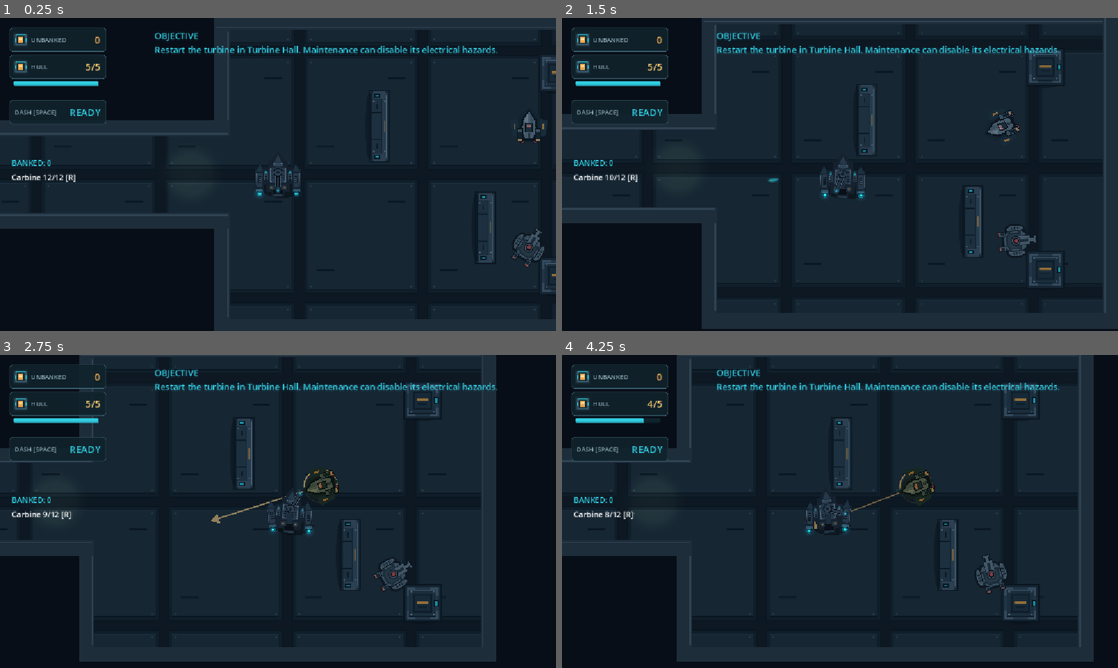
Above: before the commit, frames 1-4 (two rows, left to right).
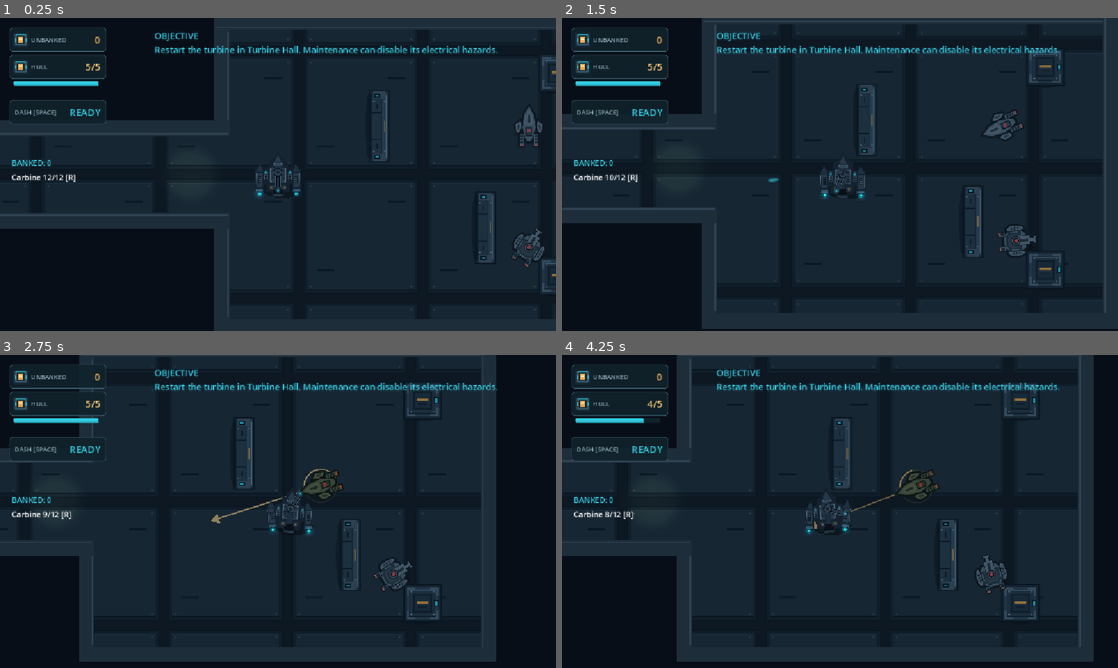
Above: after the commit, the same moments.

Repository: lolalolabob123/NeonSalvage-Godot
Game: Godot game, scene res://scenes/levels/InterceptorTest.tscn
Same seed, same stepped clock (60 frames per second), same inputs: the game is played once before the commit and once after it. This scene is started directly instead of the project's main scene.
Inputs (mouse positions are in pixels of both pictures, inside the frame that each line leads up to):
- Up to frame 1 (0.25 s): no input
- Up to frame 2 (1.5 s): tap Enter at 0.5 s; move the mouse to (962, 158) at 0.52 s; hold D (move_right) 0.53-1.25 s; tap Q (activate_system) at 0.6 s; click (962, 158) at 0.67 s; drag from (728, 190) to (1034, 246) at 1.27 s
- Up to frame 3 (2.75 s): move the mouse to (333, 442) at 2.02 s; hold D (move_right) from 2.03 s (still down); click (333, 442) at 2.1 s
- Up to frame 4 (4.25 s): release D (move_right) at 2.75 s; drag from (812, 574) to (673, 464) at 2.77 s; move the mouse to (1006, 558) at 3.52 s; hold A (move_left) from 3.53 s (still down); tap N at 3.6 s

The runs differ from the first frame. In frame 1, 0.2% of the frame differs, in the area x 92-98%, y 28-41%; in frame 2, 0.2%; in frame 3, 0.3%, in the area x 53-62%, y 36-47%; in frame 4, 0.3%.

Commit message:
Improved Interceptor Drone asset

Diff:
--- /dev/null
+++ b/neon-salvage/assets/enemies/InterceptorDrone_Components.svg
@@ -0,0 +1,263 @@
+<?xml version="1.0" encoding="UTF-8" standalone="no"?>
+<!-- Created with Inkscape (http://www.inkscape.org/) -->
+
+<svg
+   width="128"
+   height="128"
+   viewBox="0 0 33.866666 33.866667"
+   version="1.1"
+   id="svg1"
+   inkscape:version="1.4.4 (dcaf3e7, 2026-05-05)"
+   sodipodi:docname="InterceptorDrone_Components.svg"
+   inkscape:export-filename="InterceptorDrone_Base_Color.png"
+   inkscape:export-xdpi="96"
+   inkscape:export-ydpi="96"
+   xmlns:inkscape="http://www.inkscape.org/namespaces/inkscape"
+   xmlns:sodipodi="http://sodipodi.sourceforge.net/DTD/sodipodi-0.dtd"
+   xmlns="http://www.w3.org/2000/svg"
+   xmlns:svg="http://www.w3.org/2000/svg">
+  <sodipodi:namedview
+     id="namedview1"
+     pagecolor="#ffffff"
+     bordercolor="#000000"
+     borderopacity="0.25"
+     inkscape:showpageshadow="2"
+     inkscape:pageopacity="0.0"
+     inkscape:pagecheckerboard="0"
+     inkscape:deskcolor="#d1d1d1"
+     inkscape:document-units="px"
+     inkscape:zoom="6.3046875"
+     inkscape:cx="64"
+     inkscape:cy="64"
+     inkscape:window-width="1920"
+     inkscape:window-height="1009"
+     inkscape:window-x="-8"
+     inkscape:window-y="-8"
+     inkscape:window-maximized="1"
+     inkscape:current-layer="layer4"
+     showgrid="false" />
+  <defs
+     id="defs1" />
+  <g
+     inkscape:label="Guides"
+     inkscape:groupmode="layer"
+     id="layer1" />
+  <g
+     inkscape:groupmode="layer"
+     id="layer2"
+     inkscape:label="Mechanics">
+    <path
+       id="path1"
+       style="fill:#172630;stroke-width:0.0264583;fill-opacity:1"
+       inkscape:transform-center-x="-0.065250877"
+       inkscape:transform-center-y="0.034450954"
+       d="m 20.108333,23.8125 -1.5875,2.645833 h -3.175 l -1.5875,-2.645833 -1.5875,-5.820833 1.058334,-7.9375 3.704166,-5.8208337 3.704167,5.8208337 1.058333,7.9375 z"
+       sodipodi:nodetypes="cccccccccc"
+       inkscape:label="Hull Underbody" />
+    <path
+       id="path2"
+       style="fill:#172630;stroke-width:0.0264583"
+       inkscape:transform-center-x="0.05597399"
+       inkscape:transform-center-y="0.12738239"
+       d="M 13.758333,16.933333 12.7,12.170833 8.4666666,15.875 9.525,22.225 12.7,20.6375 Z"
+       sodipodi:nodetypes="cccccc"
+       inkscape:label="Left Fin" />
+    <path
+       id="path3"
+       style="fill:#172630;stroke-width:0.0264583"
+       inkscape:transform-center-x="-0.22779968"
+       inkscape:transform-center-y="0.025936495"
+       d="m 20.108333,16.933333 1.058334,3.704167 3.175,1.5875 L 25.4,15.875 21.166667,12.170833 Z"
+       sodipodi:nodetypes="cccccc"
+       inkscape:label="Right Fin" />
+    <rect
+       style="fill:#172630;fill-opacity:1;stroke-width:0.0260289"
+       id="rect3"
+       width="3.7041667"
+       height="8.4666662"
+       x="11.1125"
+       y="20.108334"
+       inkscape:label="Left Engine Underbody" />
+    <rect
+       style="fill:#172630;fill-opacity:1;stroke-width:0.0260289"
+       id="rect4"
+       width="3.7041667"
+       height="8.4666662"
+       x="19.049999"
+       y="20.108334"
+       inkscape:label="Right Engine Underbody" />
+  </g>
+  <g
+     inkscape:groupmode="layer"
+     id="layer3"
+     inkscape:label="Armour">
+    <path
+       id="path5"
+       style="fill:#607b87;stroke-width:0.0264583;fill-opacity:1"
+       inkscape:transform-center-x="0.059233309"
+       inkscape:transform-center-y="0.060232591"
+       d="m 19.05,23.01875 -1.058333,2.116667 H 15.875 l -1.058333,-2.116667 -1.5875,-5.291667 1.058333,-7.14375 2.645833,-4.4979164 2.645834,4.4979164 1.058333,7.14375 z"
+       sodipodi:nodetypes="cccccccccc"
+       inkscape:label="Central Armour" />
+    <path
+       id="path6"
+       style="fill:#748b97;stroke-width:0.0264583;fill-opacity:1"
+       inkscape:transform-center-x="0.079431514"
+       inkscape:transform-center-y="-0.11565967"
+       d="m 9.525,16.139583 0.79375,4.7625 1.5875,-1.058333 L 12.7,16.933333 12.170833,14.022917 Z"
+       sodipodi:nodetypes="cccccc"
+       inkscape:label="Left Fin Armour" />
+    <path
+       id="path7"
+       style="fill:#748b97;stroke-width:0.0264583"
+       inkscape:transform-center-x="0.24271102"
+       inkscape:transform-center-y="-0.11591248"
+       d="m 24.341667,16.139583 -0.79375,4.7625 -1.5875,-1.058333 -0.79375,-2.910417 0.529166,-2.910416 z"
+       sodipodi:nodetypes="cccccc"
+       inkscape:label="Right Fin Armour" />
+    <rect
+       style="fill:#607b87;fill-opacity:1;stroke-width:0.036863"
+       id="rect7"
+       width="2.1166666"
+       height="5.8208332"
+       x="11.90625"
+       y="21.166666"
+       inkscape:label="Left Engine Cover" />
+    <rect
+       style="fill:#607b87;fill-opacity:1;stroke-width:0.036863"
+       id="rect8"
+       width="2.1166666"
+       height="5.8208332"
+       x="19.84375"
+       y="21.166666"
+       inkscape:label="Right Engine Cover" />
+  </g>
+  <g
+     inkscape:groupmode="layer"
+     id="layer4"
+     inkscape:label="Armour Details">
+    <path
+       id="path13"
+       style="fill:#748b97;stroke-width:0.0264583;fill-opacity:1"
+       inkscape:transform-center-x="0.0097383702"
+       inkscape:transform-center-y="-0.22010024"
+       d="M 18.25625,16.404167 H 15.610417 L 14.2875,15.08125 15.08125,11.1125 16.933333,7.6729166 18.785417,11.1125 l 0.79375,3.96875 z"
+       sodipodi:nodetypes="cccccccc"
+       inkscape:label="Nose Armour" />
+    <path
+       id="path14"
+       style="fill:#304753;stroke-width:0.0264583;fill-opacity:1"
+       d="m 17.727083,14.552083 -0.79375,0.79375 -0.79375,-0.79375 0.264584,-3.175 0.529166,-1.322916 0.529167,1.322916 z"
+       sodipodi:nodetypes="ccccccc"
+       inkscape:label="Nose Channel" />
+    <path
+       id="path15"
+       style="fill:#405965;stroke-width:0.0264583"
+       inkscape:label="Left FIn Recess"
+       inkscape:transform-center-x="0.17672429"
+       inkscape:transform-center-y="-0.049925755"
+       d="m 10.31875,16.66875 0.529167,2.645833 0.529166,-0.529166 0.529167,-1.852084 -0.264583,-1.322916 z"
+       sodipodi:nodetypes="cccccc" />
+    <path
+       id="path16"
+       style="fill:#405965;stroke-width:0.0264583"
+       inkscape:label="Right Fin Recess"
+       inkscape:transform-center-x="0.16631703"
+       inkscape:transform-center-y="-0.1119748"
+       d="M 23.547917,16.66875 23.01875,19.314583 22.489583,18.785417 21.960417,16.933333 22.225,15.610417 Z"
+       sodipodi:nodetypes="cccccc" />
+    <rect
+       style="fill:#243b47;fill-opacity:1;stroke-width:0.0466252"
+       id="rect16"
+       width="1.5875"
+       height="3.96875"
+       x="12.170834"
+       y="21.960417"
+       inkscape:label="Left Engine Intake" />
+    <rect
+       style="fill:#243b47;fill-opacity:1;stroke-width:0.0466252"
+       id="rect17"
+       width="1.5875"
+       height="3.96875"
+       x="20.108334"
+       y="21.960417"
+       inkscape:label="Right Engine Intake" />
+    <rect
+       style="fill:#607b87;fill-opacity:1;stroke-width:0.00939874"
+       id="rect18"
+       width="1.5875"
+       height="0.52916664"
+       x="12.170834"
+       y="23.018749"
+       inkscape:label="Left Intake Bar 1" />
+    <rect
+       style="fill:#607b87;fill-opacity:1;stroke-width:0.00939874"
+       id="rect19"
+       width="1.5875"
+       height="0.52916664"
+       x="12.170834"
+       y="24.606251"
+       inkscape:label="Left Intake Bar 2" />
+    <rect
+       style="fill:#607b87;fill-opacity:1;stroke-width:0.00939874"
+       id="rect20"
+       width="1.5875"
+       height="0.52916664"
+       x="20.108334"
+       y="23.018749"
+       inkscape:label="Right Intake Bar 1" />
+    <rect
+       style="fill:#607b87;fill-opacity:1;stroke-width:0.00939874"
+       id="rect21"
+       width="1.5875"
+       height="0.52916664"
+       x="20.108334"
+       y="24.606251"
+       inkscape:label="Right Intake Bar 2" />
+  </g>
+  <g
+     inkscape:groupmode="layer"
+     id="layer5"
+     inkscape:label="Sensors">
+    <rect
+       style="fill:#172630;fill-opacity:1;stroke-width:0.0735569"
+       id="rect9"
+       width="3.7041667"
+       height="5.2916665"
+       x="15.08125"
+       y="17.197916"
+       inkscape:label="Sensor Housing" />
+    <rect
+       style="fill:#405965;fill-opacity:1;stroke-width:0.0352897"
+       id="rect10"
+       width="2.6458333"
+       height="4.2333331"
+       x="15.610416"
+       y="17.727083"
+       inkscape:label="Sensor Face" />
+    <rect
+       style="fill:#e85d62;fill-opacity:1;stroke-width:0.0234157"
+       id="rect11"
+       width="2.1166666"
+       height="1.5875"
+       x="15.875"
+       y="18.520834"
+       inkscape:label="Red Sensor" />
+    <rect
+       style="fill:#e87969;fill-opacity:1;stroke-width:0.0109813"
+       id="rect12"
+       width="2.1166666"
+       height="0.79374999"
+       x="11.90625"
+       y="26.987499"
+       inkscape:label="Left Exhaust" />
+    <rect
+       style="fill:#e87969;fill-opacity:1;stroke-width:0.0109813"
+       id="rect13"
+       width="2.1166666"
+       height="0.79374999"
+       x="19.84375"
+       y="26.987499"
+       inkscape:label="Right Exhaust" />
+  </g>
+</svg>
--- a/neon-salvage/scenes/enemies/InterceptorDrone.tscn
+++ b/neon-salvage/scenes/enemies/InterceptorDrone.tscn
@@ -1,8 +1,7 @@
 [gd_scene format=3 uid="uid://mfbfst17wlxa"]
 
 [ext_resource type="Script" uid="uid://co4ew0wlwx701" path="res://scripts/enemies/interceptor_drone.gd" id="1_5yf7x"]
-[ext_resource type="Texture2D" uid="uid://doqs5y1w3b6aa" path="res://assets/enemies/SentryDrone_A.png" id="2_ccxra"]
-[ext_resource type="Script" uid="uid://20fmseam4v1x" path="res://scripts/enemies/enemy_body_visual.gd" id="3_pw48m"]
+[ext_resource type="Texture2D" uid="uid://difl4whrj8io5" path="res://assets/enemies/InterceptorDrone_Base_Color.png" id="2_5yf7x"]
 
 [sub_resource type="CircleShape2D" id="CircleShape2D_8gkan"]
 radius = 25.0
@@ -12,10 +11,8 @@
 script = ExtResource("1_5yf7x")
 
 [node name="Sprite2D" type="Sprite2D" parent="." unique_id=68954907]
-texture_filter = 1
-texture = ExtResource("2_ccxra")
-script = ExtResource("3_pw48m")
-body_type = 1
+texture_filter = 2
+texture = ExtResource("2_5yf7x")
 
 [node name="CollisionShape2D" type="CollisionShape2D" parent="." unique_id=1352655627]
 shape = SubResource("CircleShape2D_8gkan")
--- a/neon-salvage/scenes/enemies/SentryDrone.tscn
+++ b/neon-salvage/scenes/enemies/SentryDrone.tscn
@@ -12,6 +12,7 @@
 [ext_resource type="Texture2D" uid="uid://drud8stsjhix" path="res://assets/enemies/SentryDrone_EnginesNormal.svg" id="5_tibx5"]
 [ext_resource type="AudioStream" uid="uid://yhaj8ue3jy4x" path="res://assets/audio/SentryShot.wav" id="6_6cf0j"]
 [ext_resource type="Texture2D" uid="uid://owohsnoid67g" path="res://assets/enemies/SentryDrone_GunNormal.svg" id="7_ucogl"]
+[ext_resource type="Script" uid="uid://c37vsrrrun7xx" path="res://scripts/equipment/drone_ground_shadow.gd" id="13_3wc72"]
 
 [sub_resource type="CanvasTexture" id="CanvasTexture_2gw8b"]
 diffuse_texture = ExtResource("2_6cf0j")
@@ -92,3 +93,9 @@
 [node name="NavigationAgent2D" type="NavigationAgent2D" parent="." unique_id=1381451748]
 path_desired_distance = 12.0
 target_desired_distance = 16.0
+
+[node name="GroundShadow" type="Node2D" parent="." unique_id=174801105]
+script = ExtResource("13_3wc72")
+shadow_size = Vector2(60, 28)
+ground_offset = Vector2(4, 12)
+shadow_color = Color(0, 0, 0, 0.2784314)
Binary file added: neon-salvage/assets/enemies/InterceptorDrone_Base_Color.png
Not shown, added: neon-salvage/assets/enemies/InterceptorDrone_Base_Color.png.import
Not shown, added: neon-salvage/assets/enemies/InterceptorDrone_Components.svg.import
